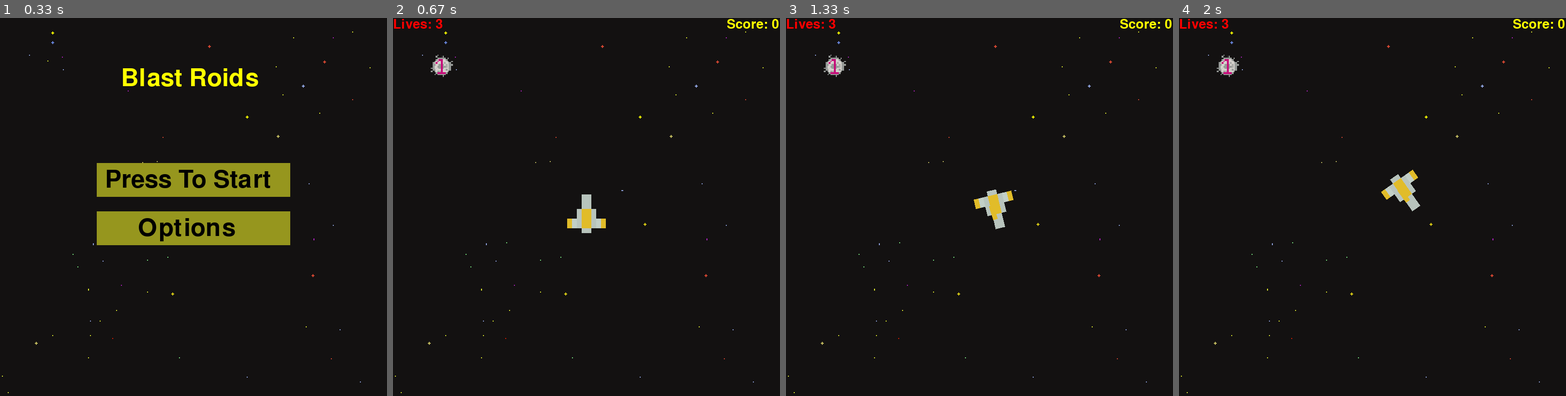
Above: before the commit, frames 1-4 (left to right).
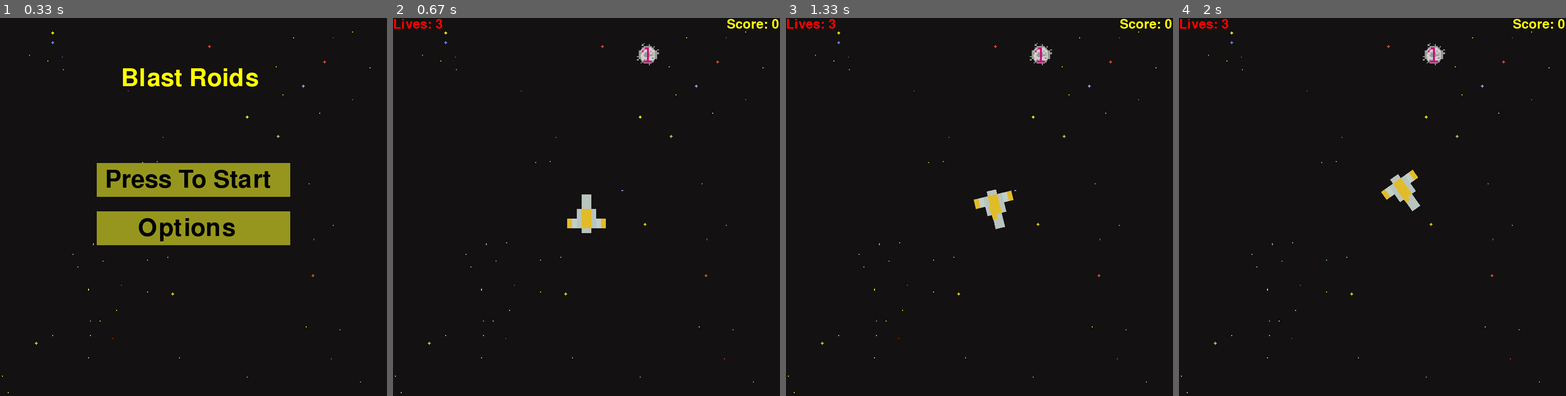
Above: after the commit, the same moments.

Repository: mrmastercat604me/pygame_project
Game: pygame game, started from maingame.py
Two runs of this game, one before a commit and one after it. Both use one fixed random seed, a clock stepped at 60 frames per second and the inputs below.
Inputs (mouse positions are in pixels of both pictures, inside the frame that each line leads up to):
- Up to frame 1 (0.33 s): no input
- Up to frame 2 (0.67 s): click "Press To Start" at 0.38 s
- Up to frame 3 (1.33 s): click (886, 214) at 0.72 s; hold D from 1 s (still down); click (1018, 297) at 1.08 s
- Up to frame 4 (2 s): release D at 1.47 s; hold W 1.5-1.8 s; click (1252, 301) at 1.58 s; hold D from 1.83 s (still down); click (1515, 346) at 1.92 s

Frame 1 is identical in both runs. In frame 2, 0.4% of the frame differs, in the area x 9-69%, y 6-16%; in frame 3, 0.4%; in frame 4, 0.4%.

Commit message:
Meteors are now possible in multiple, spawn in border, and have correct collision

Diff:
--- a/classes.py
+++ b/classes.py
@@ -1,4 +1,4 @@
-import pygame,math,sys
+import pygame,math,random
 
 class Player():
     def __init__(self,color,pos,surface):
@@ -121,5 +121,6 @@
         if self.rect.colliderect(rect):
            return True
         return False
+
     def render(self):
         self.surface.blit(self.image,self.rect)
--- a/game.py
+++ b/game.py
@@ -12,24 +12,10 @@
 def game(surface,player,clock,background,background_rect):
 
     running = True
-    #enemyimage = pygame.image.load("assets/meteor1.png")
-    # enemyimage_rect= enemyimage.get_rect()
-    # enemyimage_rect.x = random.randint(20,780)
-    # enemyimage_rect.y = random.randint(20,780)
-    # if enemyimage_rect.colliderect(player.rect):
-    #     enemyimage_rect.x = random.randint(20,780)
-    #     enemyimage_rect.y = random.randint(20,780)
+
     meteors = []
-    meteor = Meteor(1,(100,100),surface)
+    meteor = Meteor(1,(random.randint(0,800),random.randint(0,800)),surface)
     meteors.append(meteor)
-
-
-    laser = pygame.image.load(f'assets/pixel_laser_{player.color}.png')
-    laser_rect = laser.get_rect()
-    laser_rect.center = (-100,-100)
-    laser_first = pygame.image.load(f'assets/pixel_laser_{player.color}.png')
-    laser_first_rect = laser_first.get_rect()
-    laser_first_rect.center = (-100,-100)
 
     surface.fill((0,0,0))
 
@@ -48,23 +34,6 @@
         if player.status == "dead":
             running = False
 
-
-
-
-        # if enemyimage_rect.colliderect(player.rect):
-        #     player.lives -= 1
-        #     enemyimage_rect.x = random.randint(20,780)
-        #     enemyimage_rect.y = random.randint(20,780)
-        #     if enemyimage_rect.colliderect(player.rect):
-        #         enemyimage_rect.x = random.randint(20,780)
-        #         enemyimage_rect.y = random.randint(20,780)
-
-        # if laser_rect.colliderect(enemyimage_rect):
-        #     enemyimage_rect.x = random.randint(20,780)
-        #     enemyimage_rect.y = random.randint(20,780)
-
-
-
         surface.blit(background,background_rect)
 
         font = pygame.font.SysFont(None, 40)
@@ -78,6 +47,13 @@
             if player.laser is not None:
                 if meteor.collision(player.laser.rect):
                     meteors.remove(meteor)
+                    meteor = Meteor(1,(random.randint(0,800),random.randint(0,800)),surface)
+                    meteors.append(meteor)
+            if meteor.collision(player.rect):
+                player.lives -= 1
+                meteors.remove(meteor)
+                meteor = Meteor(1,(random.randint(0,800),random.randint(0,800)),surface)
+                meteors.append(meteor)
 
 
         pygame.display.update()
